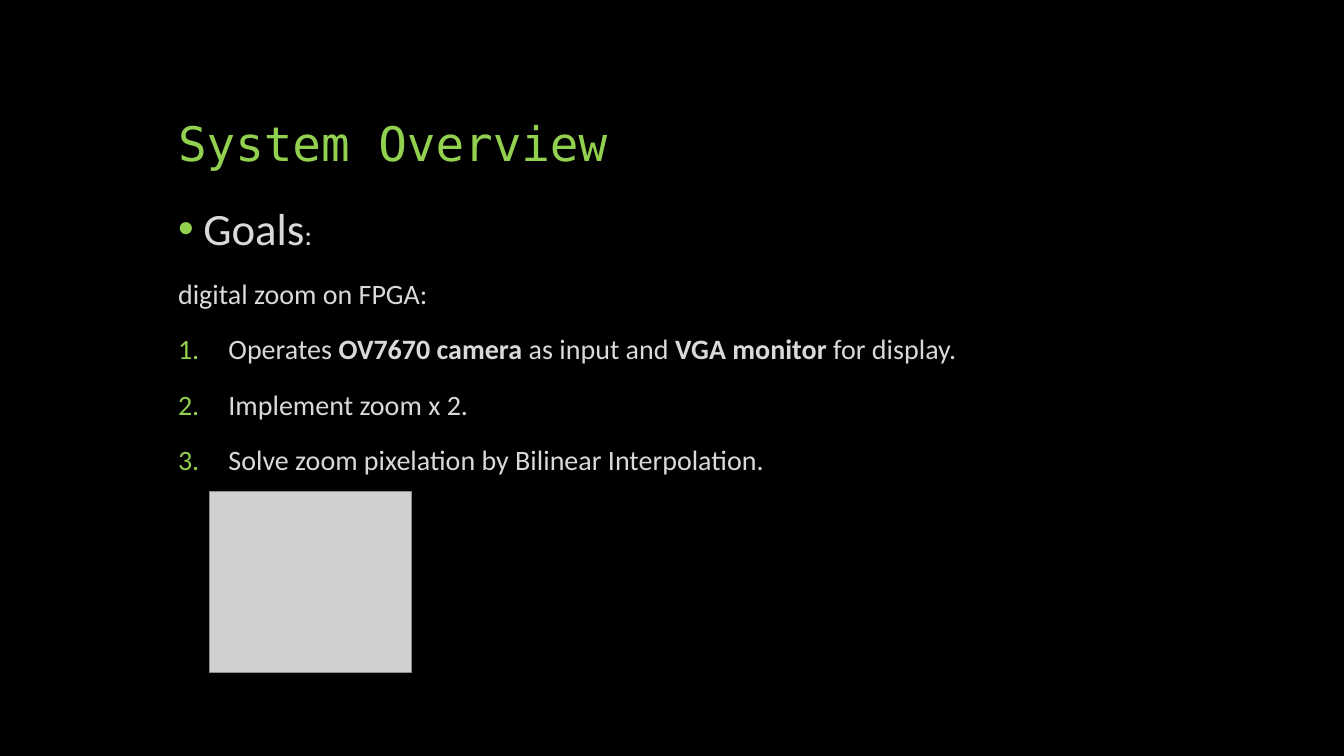
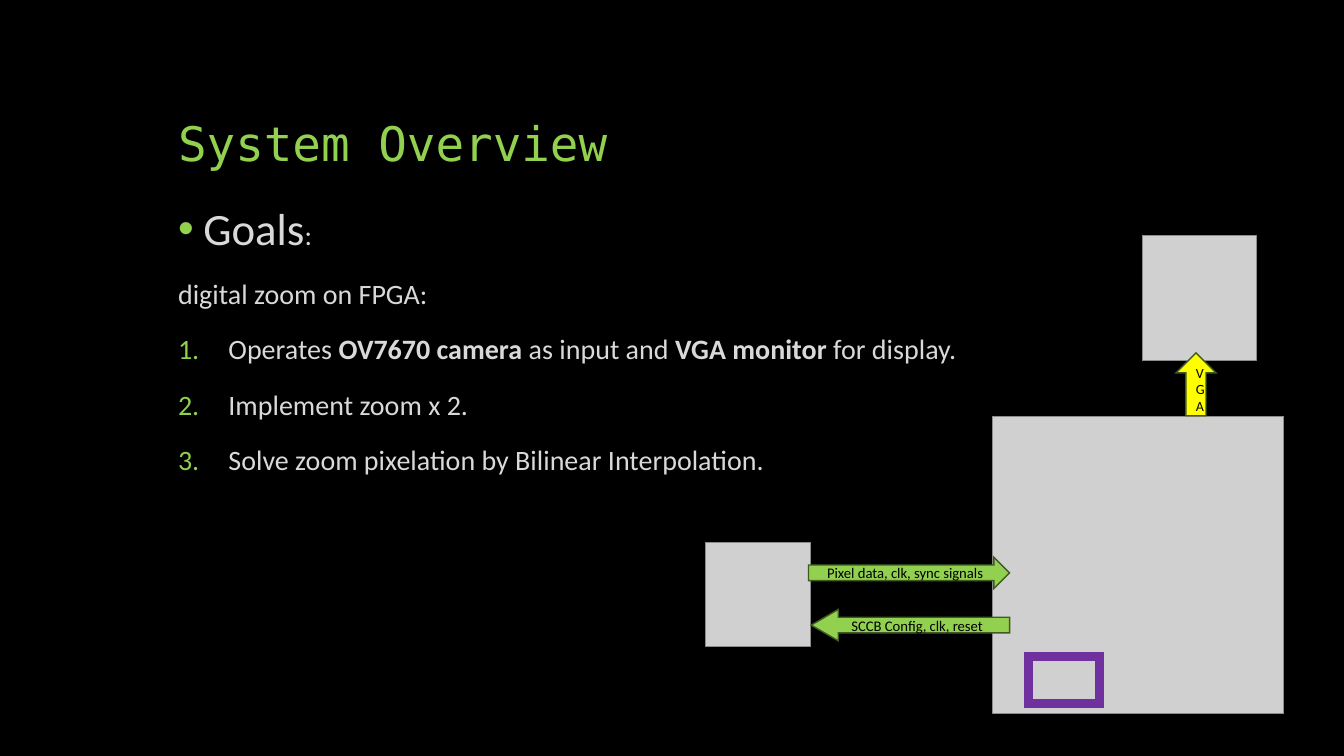
Before and after one commit to idowein/FPGA-image-interpolator, a slide deck: slide 3 of datasheets/Digital Zoom presentation.pptx. Drawn at 1344x756 pixels with LibreOffice and Linux fonts; fonts in the diff are those of the drawing; grey boxes stand for pictures. Boxes give left, top, right and bottom in pixels: in the first picture for what was removed or moved away, otherwise in the second. Text is boxed around its words. In the diff, an @@ line names an element or a change of style, - is before the commit and + after.

```diff
--- a/datasheets/Digital Zoom presentation.pptx
+++ b/datasheets/Digital Zoom presentation.pptx
@@ picture: place and size @@
-picture at bbox=[210, 492, 411, 673]
+picture at bbox=[706, 542, 811, 646]
@@ group added at bbox=[809, 235, 1285, 715]: 2 pictures, 2 right arrows, 1 up arrow, 1 rectangle @@
+Pixel data, clk, sync signals
+SCCB Config, clk, reset
+VGA
```
Also in this commit, not shown: 5 other slides changed, 3 slides added, 2 slides removed.
